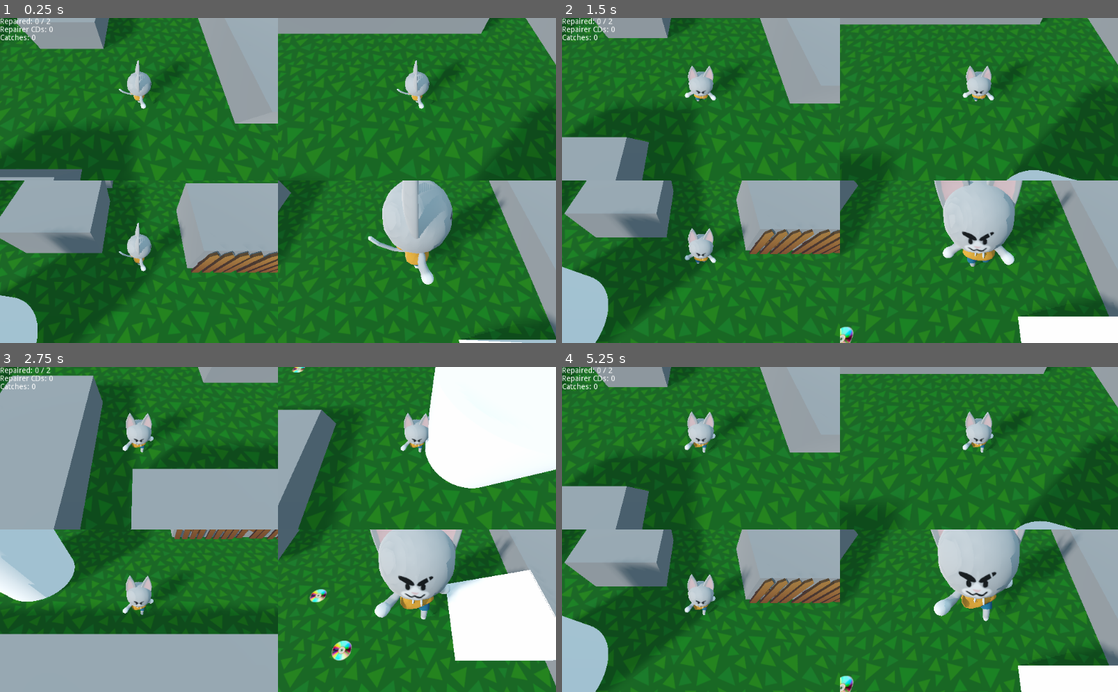
Above: before the commit, frames 1-4 (two rows, left to right).
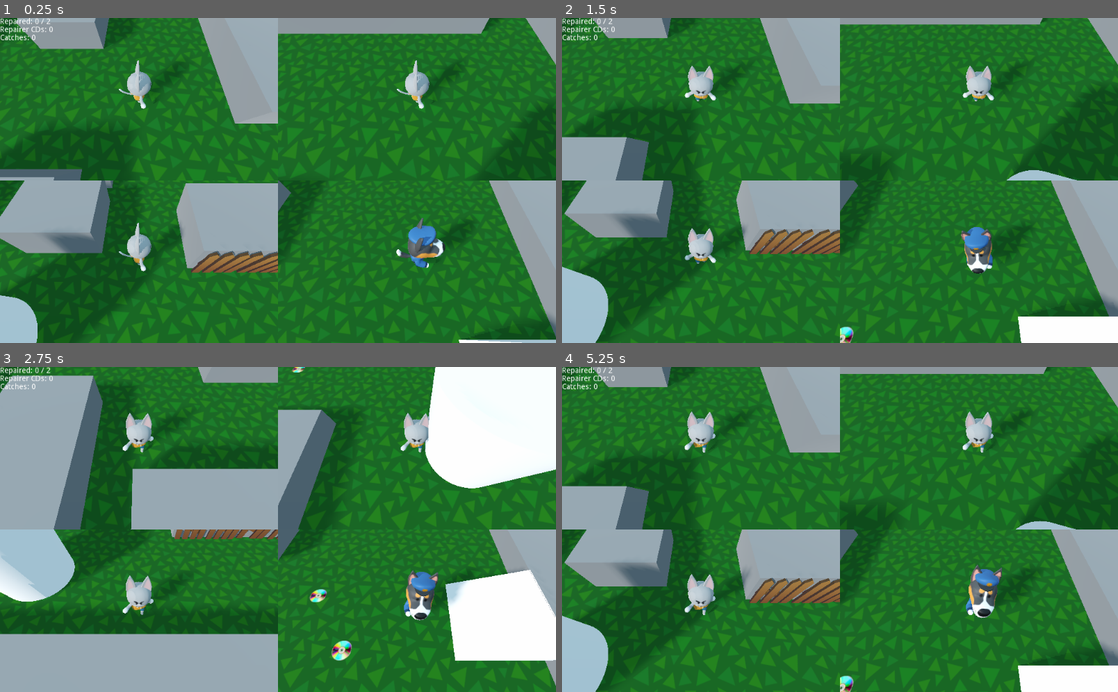
Above: after the commit, the same moments.

Repository: bmolyneaux/GGJ2020
Game: Godot game, scene res://UI/Splitscreen.tscn
The game is run twice, just before and just after one commit, with the same random seed, the same clock (stepped at 60 frames per second) and the same inputs.
Inputs:
- Up to frame 1 (0.25 s): no input
- Up to frame 2 (1.5 s): tap Enter (ui_accept) at 0.5, 0.77 s; hold Right (ui_right) 0.53-1.28 s; tap Space at 0.6 s; hold S from 1.28 s (still down); tap Shift at 1.35 s
- Up to frame 3 (2.75 s): tap Enter (ui_accept) at 1.52 s; release S at 2.03 s; hold Right (ui_right) from 2.03 s (still down); tap Space at 2.1 s
- Up to frame 4 (5.25 s): release Right (ui_right) at 2.78 s; hold W 2.78-3.53 s; tap Shift at 2.85, 4.35 s; tap Enter (ui_accept) at 3.02, 3.77, 4.52 s; hold Left (ui_left) 3.53-5.03 s; tap Space at 3.6, 5.1 s; hold S from 5.03 s (still down)

The runs differ from the first frame. In frame 1, 3.2% of the frame differs, in the area x 66-91%, y 50-83%; in frame 2, 3.6%; in frame 3, 3.7%; in frame 4, 3.8%, in the area x 66-93%, y 50-79%.

Commit message:
Change catcher to dog

Diff:
--- a/Catcher/Catcher.gd
+++ b/Catcher/Catcher.gd
@@ -11,8 +11,8 @@
 
 func _ready():
 	add_to_group("player")
-	$KittyCat.get_node("AnimationPlayer").get_animation("Walk").loop = true
-	$KittyCat.get_node("AnimationPlayer").play("Walk")
+	$PuppyDog.get_node("AnimationPlayer").get_animation("Walk").loop = true
+	$PuppyDog.get_node("AnimationPlayer").play("Walk")
 
 func _physics_process(delta):
 	var desired_speed = input * max_speed
@@ -22,7 +22,7 @@
 	var movement = Vector3(speed.x, gravity_speed, speed.y) * delta
 
 	move_and_slide(movement, Vector3(0, 1, 0))
-	$KittyCat.rotation = Vector3(0, atan2(speed.y, -speed.x),0)
+	$PuppyDog.rotation = Vector3(0, atan2(speed.y, -speed.x),0)
 
 	var bodies = $Area.get_overlapping_bodies()
 	for body in bodies:
--- a/Catcher/Catcher.tscn
+++ b/Catcher/Catcher.tscn
@@ -1,7 +1,7 @@
 [gd_scene load_steps=7 format=2]
 
 [ext_resource path="res://Catcher/Catcher.gd" type="Script" id=1]
-[ext_resource path="res://Repairer/KittyCat.tscn" type="PackedScene" id=2]
+[ext_resource path="res://Assets/PuppyDog.glb" type="PackedScene" id=2]
 
 [sub_resource type="CapsuleShape" id=1]
 
@@ -35,5 +35,4 @@
 [node name="CollisionShape" type="CollisionShape" parent="Area"]
 shape = SubResource( 4 )
 
-[node name="KittyCat" parent="." instance=ExtResource( 2 )]
-transform = Transform( 2, 0, 0, 0, 2, 0, 0, 0, 2, 0, 0, 0 )
+[node name="PuppyDog" parent="." instance=ExtResource( 2 )]
